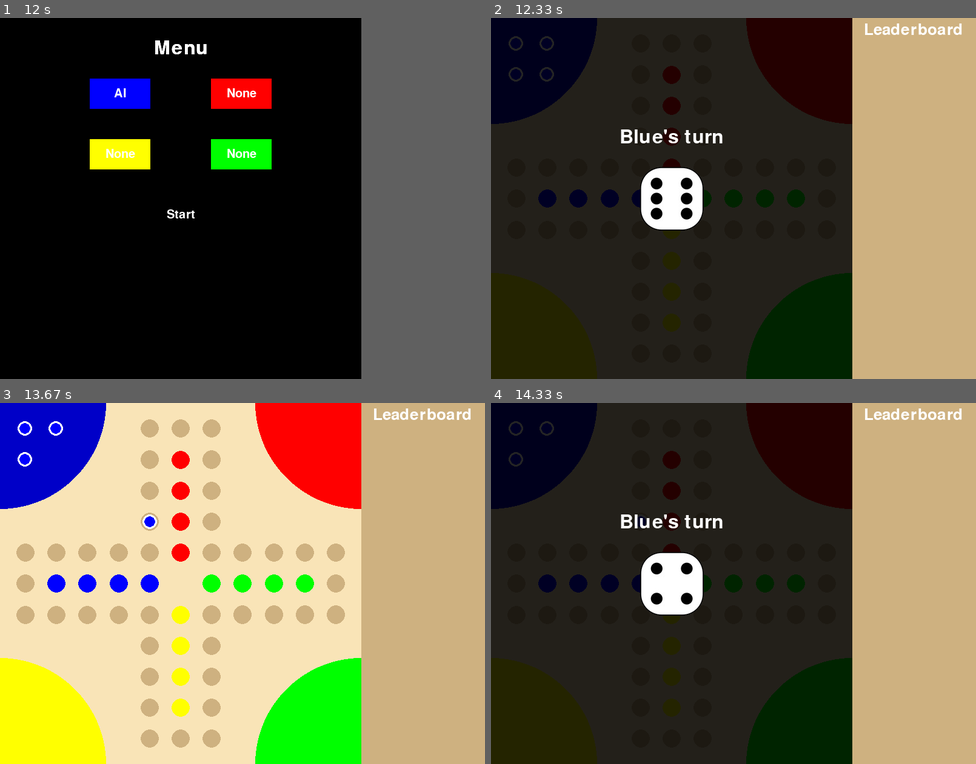
Above: before the commit, frames 1-4 (two rows, left to right).
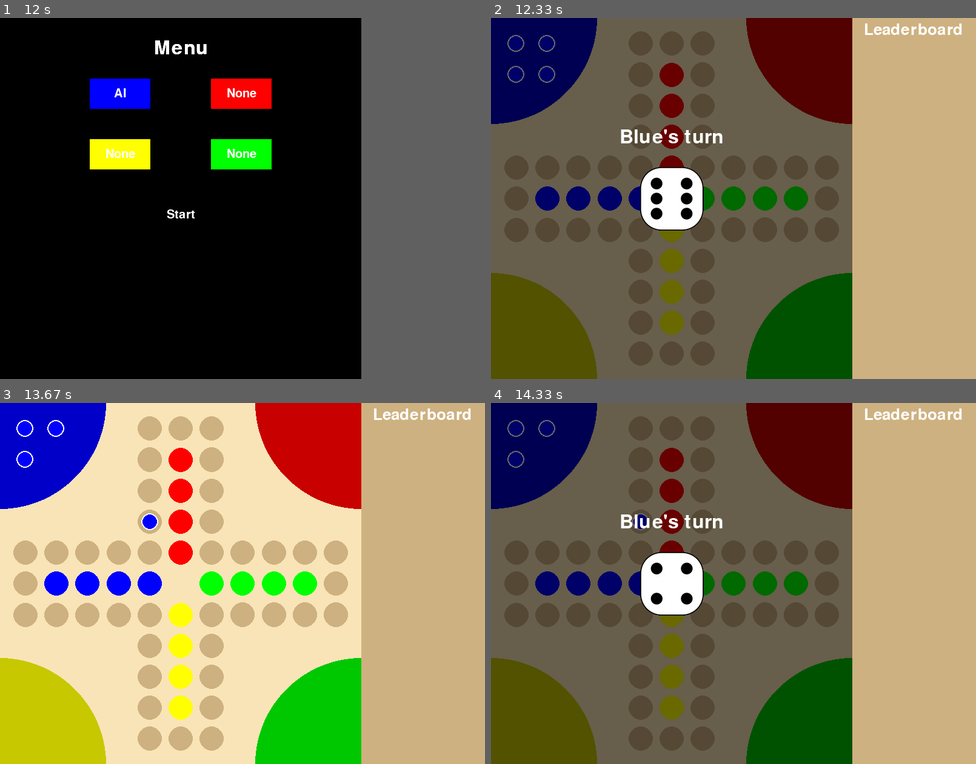
Above: after the commit, the same moments.

Repository: surfknasen/LudoPython
Game: pygame game, started from main_menu.py
Two runs of this game, one before a commit and one after it. Both use one fixed random seed, a clock stepped at 60 frames per second and the inputs below.
Inputs (mouse positions are in pixels of both pictures, inside the frame that each line leads up to):
- Up to frame 1 (12 s): click (121, 79) at 2.38 s; move the mouse to (92, 104) at 6.17 s; click (92, 104) at 6.35 s; move the mouse to (203, 227) at 11.73 s
- Up to frame 2 (12.33 s): click (694, 227) at 12.02 s
- Up to frame 3 (13.67 s): no input
- Up to frame 4 (14.33 s): no input

Frame 1 is identical in both runs. In frame 2, 72% of the frame differs, in the area x 0-75%, y 0-100%; in frame 3, 22%; in frame 4, 72%.

Commit message:
transparent dice backdrop

Diff:
--- a/board.py
+++ b/board.py
@@ -40,12 +40,12 @@
         size = 175
         pos = int(screen_size.y)
         pygame.draw.circle(screen, Color.dark_blue.value, (0, 0), size)
-        pygame.draw.circle(screen, Color.red.value, (pos, 0), size)
-        pygame.draw.circle(screen, Color.green.value, (pos, pos), size)
-        pygame.draw.circle(screen, Color.yellow.value, (0, pos), size)
+        pygame.draw.circle(screen, Color.dark_red.value, (pos, 0), size)
+        pygame.draw.circle(screen, Color.dark_green.value, (pos, pos), size)
+        pygame.draw.circle(screen, Color.dark_yellow.value, (0, pos), size)
 
     def draw_tile(self, screen, pos, color):
-        pygame.draw.circle(screen, color, (int(pos.x), int(pos.y)), 15)
+        pygame.draw.circle(screen, color, (int(pos.x), int(pos.y)), 20)
 
     def create_paths(self):
         green_dir = ['left', 'down', 'left', 'up', 'left', 'up', 'right', 'up', 'right', 'down', 'right', 'down', 'left']
--- a/dice.py
+++ b/dice.py
@@ -59,8 +59,11 @@
         self.screen.blit(img, (self.center, self.center))
 
     def transparent_background(self):
-        img = pygame.transform.scale(pygame.image.load('images/black_transparent.png'), (596, 596))
-        self.screen.blit(img, (0, 0))
+        transparent = pygame.Surface((1000, 1000)).convert_alpha()
+        transparent.fill((0, 0, 0, 150))
+        transparent_rect = transparent.get_rect()
+        transparent_rect.center = (self.screen_size.y // 2, self.center)
+        self.screen.blit(transparent, transparent_rect)
 
     def current_player_text(self):
         font = pygame.font.Font('freesansbold.ttf', 32)
--- a/helpers.py
+++ b/helpers.py
@@ -9,10 +9,13 @@
 
 class Color(Enum):
     green = (0, 255, 0)
+    dark_green = (0, 200, 0)
     yellow = (255, 255, 0)
+    dark_yellow = (200, 200, 0)
     blue = (0, 0, 255)
     dark_blue = (0, 0, 200)
     red = (255, 0, 0)
+    dark_red = (200, 0, 0)
     white = (255, 255, 255)
     black = (0, 0, 0)
     beige = (249, 228, 183)
--- a/unit.py
+++ b/unit.py
@@ -10,7 +10,7 @@
         self.pos = Vector2(start_pos.x, start_pos.y)
         self.color = color
         self.current_pos_index = -1
-        self.start_scale = 9
+        self.start_scale = 12
         self.scale = self.start_scale
         self.game_class = game_class
         self.path = self.get_path(color)
@@ -41,7 +41,7 @@
             return True
 
     def is_over_player(self, mouse_pos):
-        scale = self.scale + 5
+        scale = self.scale + 7
         sqx = (mouse_pos[0] - self.pos.x)**2
         sqy = (mouse_pos[1] - self.pos.y)**2
         if math.sqrt(sqx + sqy) < scale:
@@ -49,7 +49,7 @@
         return False
 
     def is_over_move(self, mouse_pos):
-        scale = self.scale + 5
+        scale = self.scale + 7
         for move in self.possible_moves:
             sqx = (mouse_pos[0] - move.x)**2
             sqy = (mouse_pos[1] - move.y)**2
@@ -90,7 +90,7 @@
     def draw_player(self, screen):
         x = int(self.pos.x)
         y = int(self.pos.y)
-        pygame.draw.circle(screen, Color.white.value, (x, y), self.scale + 3)
+        pygame.draw.circle(screen, Color.white.value, (x, y), self.scale + 2)
         pygame.draw.circle(screen, self.color.value, (x, y), self.scale)
 
     def draw_moves(self, screen):
